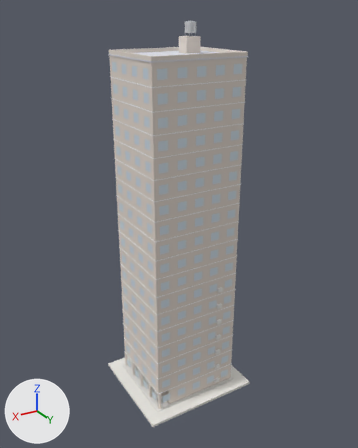
Renders of the glTF model docs/art/generated-2026-10-21-scene-kit/native3d/models/09_residential_high-08.glb from each side of a commit.
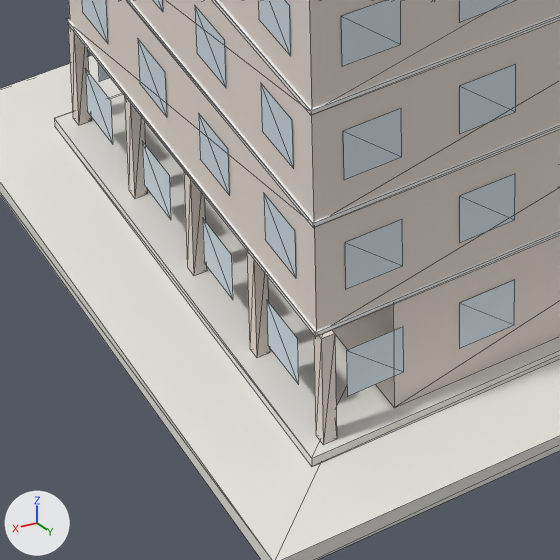
Each version is shown whole from a 50 mm lens placed at (37.9, 63.9, 62.4), pointed at (-0.3, 0.2, 30.6), then close up on the part from 32% to 54% of the width and 78% to 95% of the height. Every picture has the same lights, and +X, +Y and +Z are marked at lower left. The first two pictures are the older version. The close-ups show mesh edges as thin lines. Vertices at exactly the same position are counted once.

Before the edit, the objects in view are built like this:
```python
me_mesh_0 = bpy.data.meshes.new('Mesh_0')
me_mesh_0.from_pydata(...)  # 1834 vertices, 1516 faces; spans x -10.0..10.0, y -9.0..9.0, z 0.0..61.1
me_mesh_0.materials.append(mat_native_matte)
ob_mesh_0 = bpy.data.objects.new('Mesh_0', me_mesh_0)
ob_mesh_0.location = (0.0, 0.0, 0.0)
```
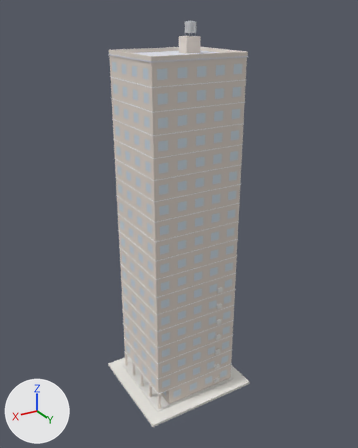
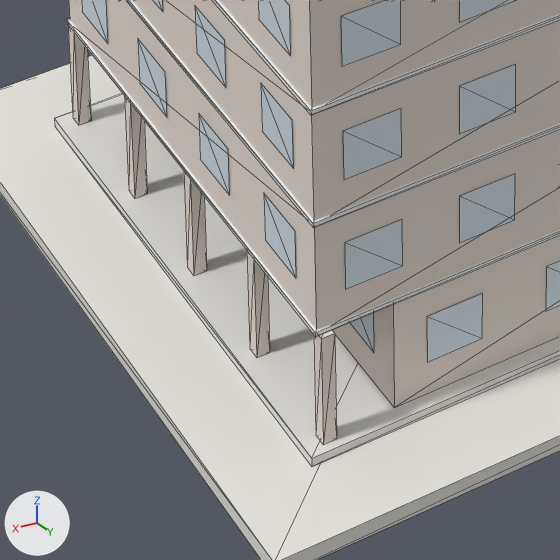
What differs and where, as boxes [x1, y1, x2, y2] in the close-ups (560 x 560 px; the box of a moved part takes in the faces that stretch with it):
part 1 of me_mesh_0, moved or reshaped (not visible before): after [546, 261, 560, 312]
part 2 of me_mesh_0, moved or reshaped: before [459, 280, 515, 349]; after [427, 293, 483, 362]
part 3 of me_mesh_0, moved or reshaped: before [267, 301, 299, 385]; after [350, 313, 374, 352]
part 4 of me_mesh_0, moved or reshaped (not visible afterwards): before [203, 219, 233, 299]
part 5 of me_mesh_0, moved or reshaped (not visible afterwards): before [142, 141, 171, 219]
part 6 of me_mesh_0, moved or reshaped (not visible afterwards): before [85, 69, 113, 144]
part 7 of me_mesh_0, deleted: before [346, 327, 404, 397]
part 8 of me_mesh_0, deleted (mostly hidden): before [99, 64, 110, 82]

What the commit changed:
me_mesh_0 is used by ob_mesh_0; location (0.0, 0.0, 0.0).
me_mesh_0 had 1834 vertices, 1516 faces and spanned x -10.0..10.0, y -9.0..9.0, z 0.0..61.1.
me_mesh_0 now has 1938 vertices, 1680 faces and spans x -10.0..10.0, y -9.0..9.0, z 0.0..61.1.
me_mesh_0 part 1: the loose piece of 4 vertices spanning x -0.8..0.8, y 6.5, z 1.6..3.0 is moved by (0.6, 0.0, 0.0).
me_mesh_0 part 2: the loose piece of 4 vertices spanning x 2.2..3.8, y 6.5, z 1.6..3.0 is moved by (0.9, 0.0, 0.0).
me_mesh_0 part 3: the loose piece of 4 vertices spanning x 7.5, y 4.1..5.6, z 1.6..3.0 is moved by (-2.0, 0.0, 0.0).
me_mesh_0 part 4: the loose piece of 4 vertices spanning x 7.5, y 0.9..2.4, z 1.6..3.0 is moved by (-2.0, 0.0, 0.0).
me_mesh_0 part 5: the loose piece of 4 vertices spanning x 7.5, y -2.4..-0.9, z 1.6..3.0 is moved by (-2.0, 0.0, 0.0).
me_mesh_0 part 6: the loose piece of 4 vertices spanning x 7.5, y -5.6..-4.1, z 1.6..3.0 is moved by (-2.0, 0.0, 0.0).
me_mesh_0 part 7: the loose piece of 4 vertices spanning x 5.2..6.8, y 6.5, z 1.6..3.0 is deleted.
me_mesh_0 part 8: the loose piece of 4 vertices spanning x 5.2..6.8, y -6.5, z 1.6..3.0 is deleted.
Other edits to the shape of me_mesh_0 do not show in these pictures.
